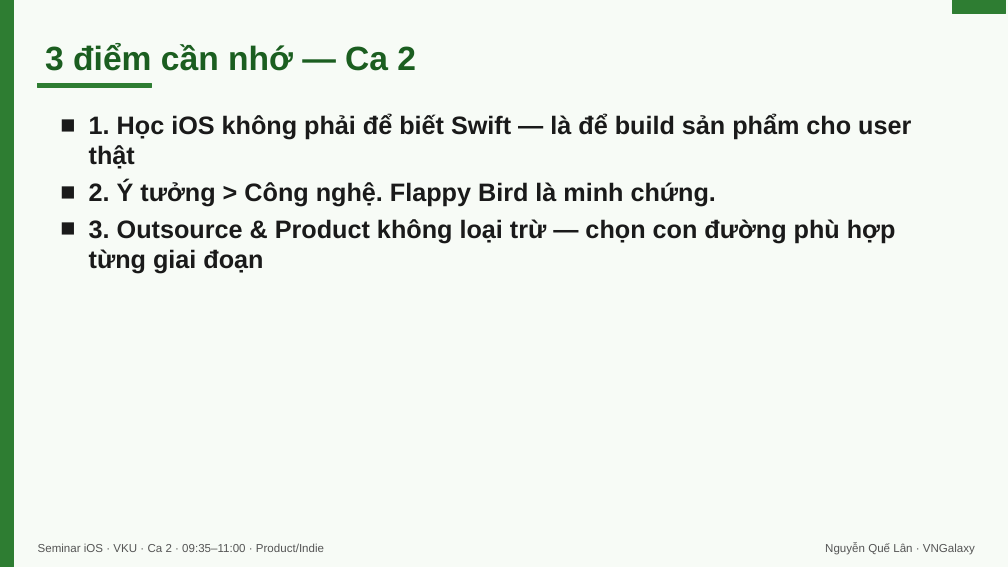
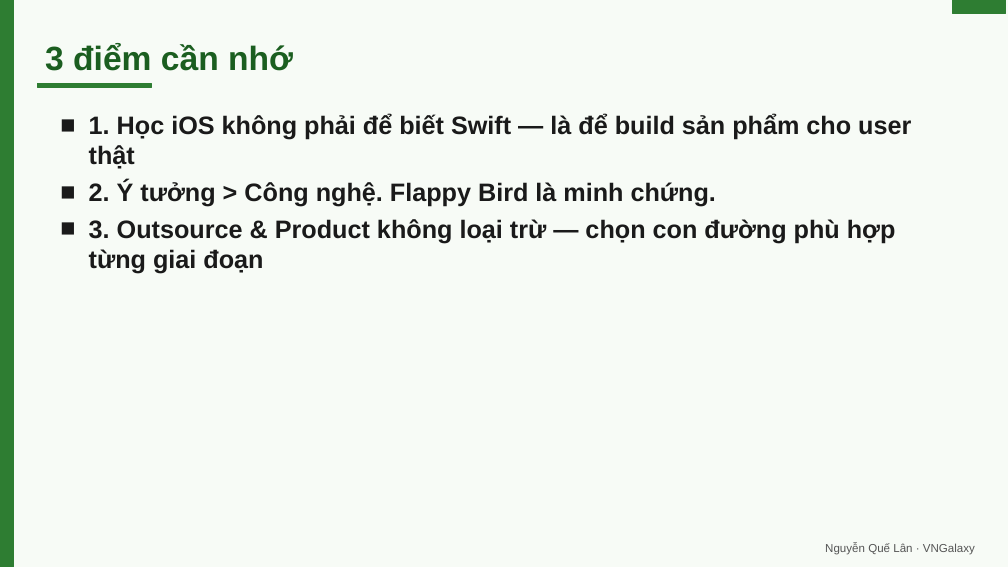
Before and after one commit to lantuyan/vku-semini-01, a slide deck: slide 29 of seminar-ios-vku-ca2.pptx (slide 30 before the commit). Drawn at 1008x567 pixels with LibreOffice and Linux fonts; fonts in the diff are those of the drawing. Boxes give left, top, right and bottom in pixels: in the first picture for what was removed or moved away, otherwise in the second. Text is boxed around its words. In the diff, an @@ line names an element or a change of style, - is before the commit and + after.

```diff
--- a/seminar-ios-vku-ca2.pptx
+++ b/seminar-ios-vku-ca2.pptx
@@ text at box(45, 43, 293, 71): text changed @@
-3 điểm cần nhớ — Ca 2
+3 điểm cần nhớ
@@ text removed at box(38, 543, 324, 552) @@
-Seminar iOS · VKU · Ca 2 · 09:35–11:00 · Product/Indie
```
Also in this commit, not shown: 22 other slides changed, 8 slides added, 8 slides removed, 8 other files.
